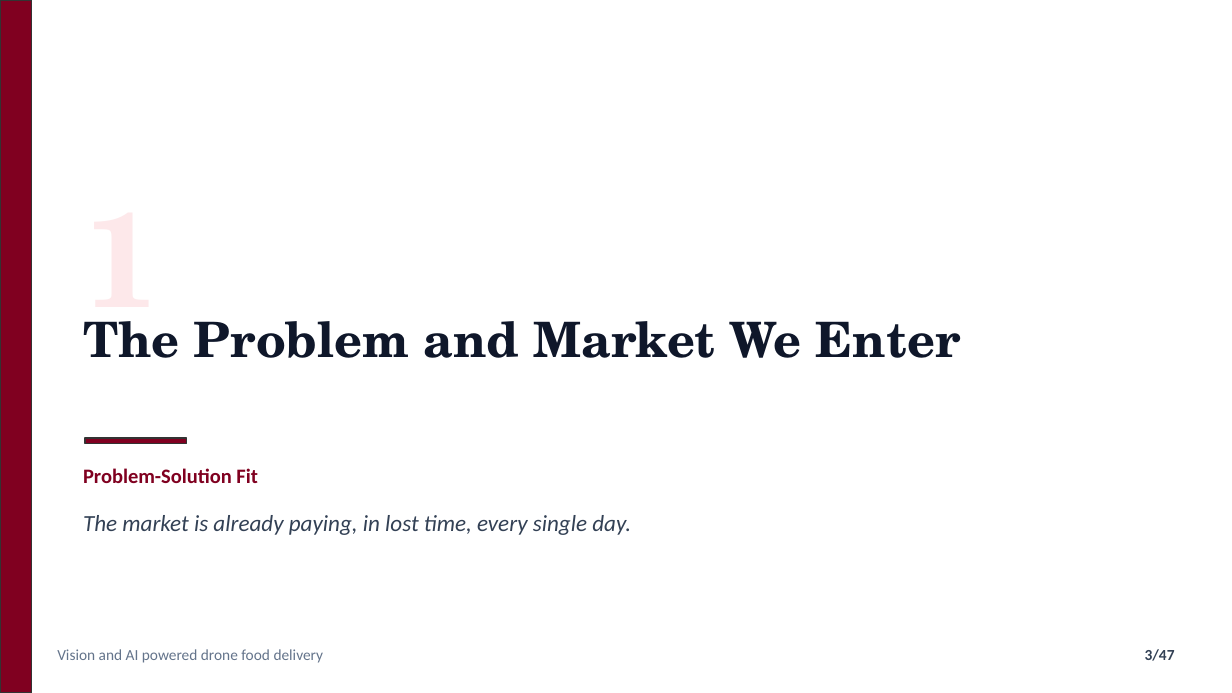
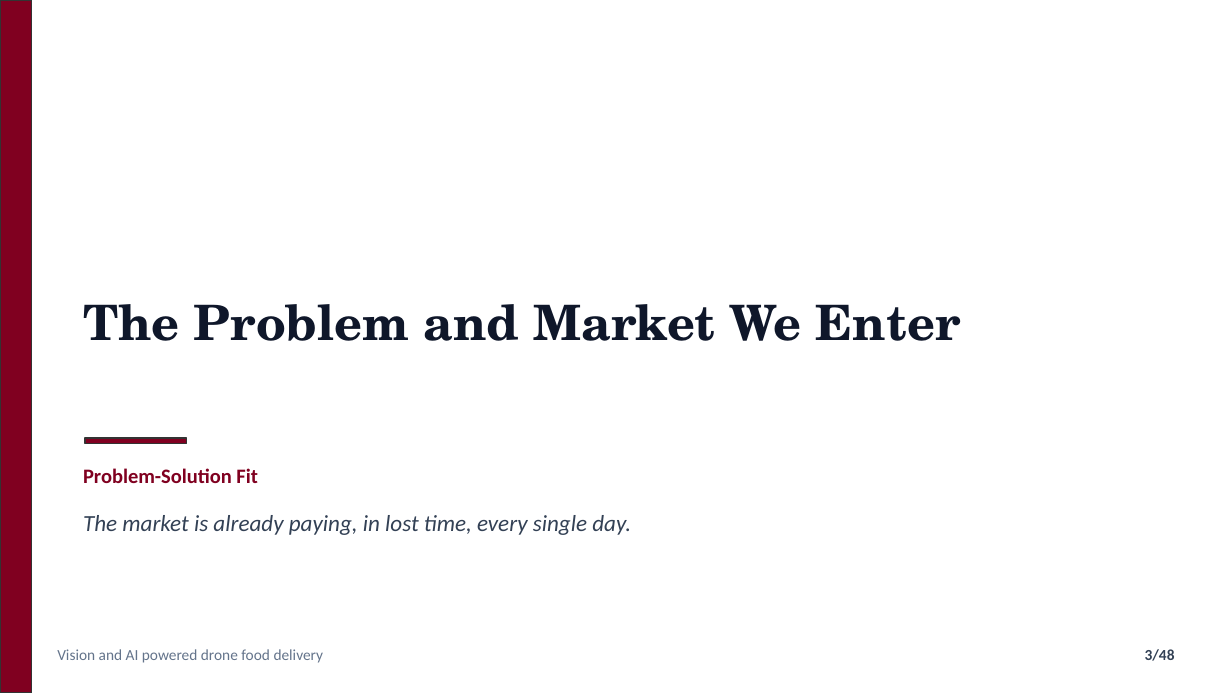
Before and after one commit to nafiskabbo/presentation-hum, a slide deck: slide 3 of output/AeroSetu_Group_Presentation-v1.pptx. Drawn at 1232x693 pixels with LibreOffice and Linux fonts; fonts in the diff are those of the drawing. Boxes give left, top, right and bottom in pixels: in the first picture for what was removed or moved away, otherwise in the second. Text is boxed around its words. In the diff, an @@ line names an element or a change of style, - is before the commit and + after.

```diff
--- a/output/AeroSetu_Group_Presentation-v1.pptx
+++ b/output/AeroSetu_Group_Presentation-v1.pptx
@@ text "The Problem and Market We ...": place and size @@
-text "The Problem and Market We ..." at (83, 321, 961, 358)
+text "The Problem and Market We ..." at (83, 304, 961, 341)
@@ text "The Problem and Market We ..." at (83, 304, 961, 341): vertical alignment top to middle @@
@@ text removed at (83, 321, 160, 351) @@
-1
@@ page number at (1145, 649, 1175, 661): text changed @@
-3/47
+3/48
```
Also in this commit, not shown: 13 other slides changed, 2 slides added, 1 slide removed, 5 other files.
